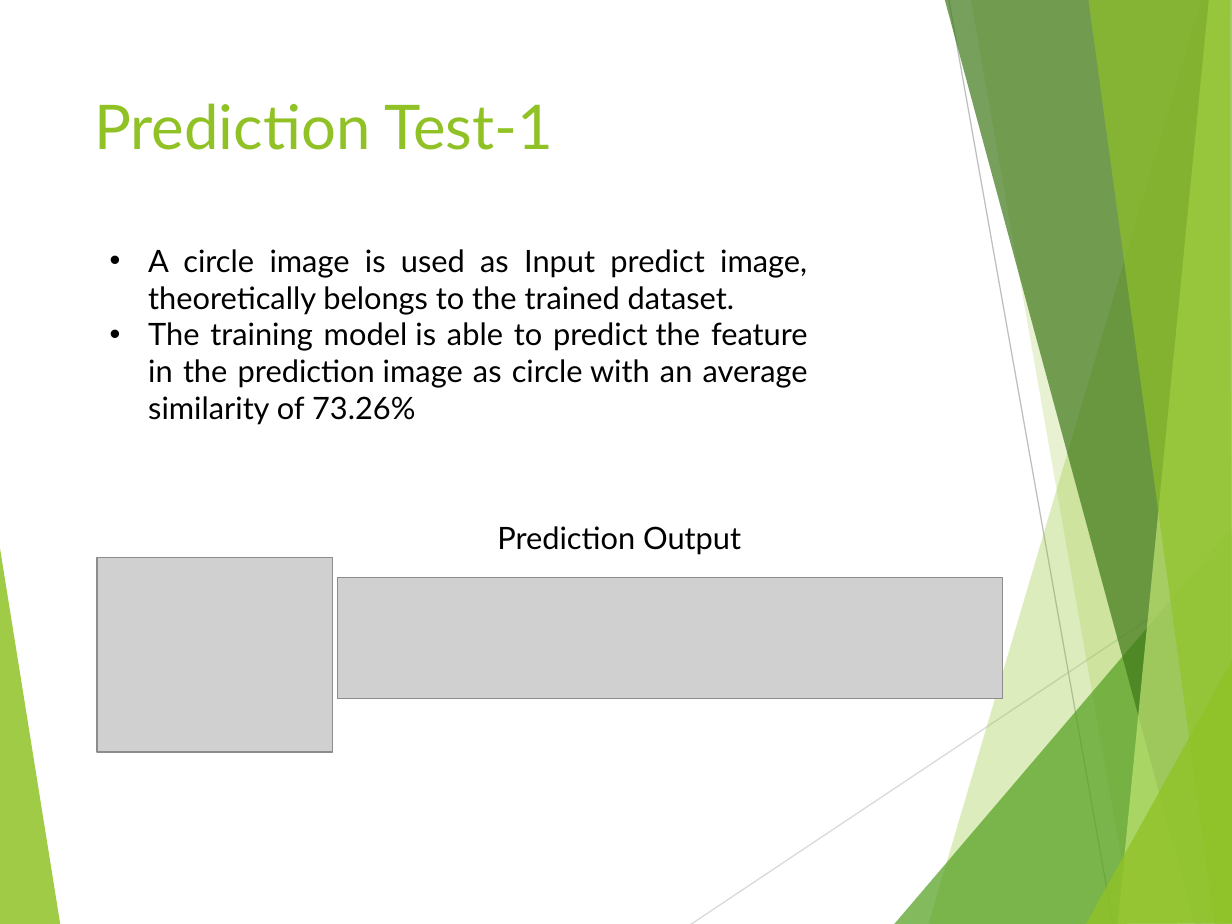
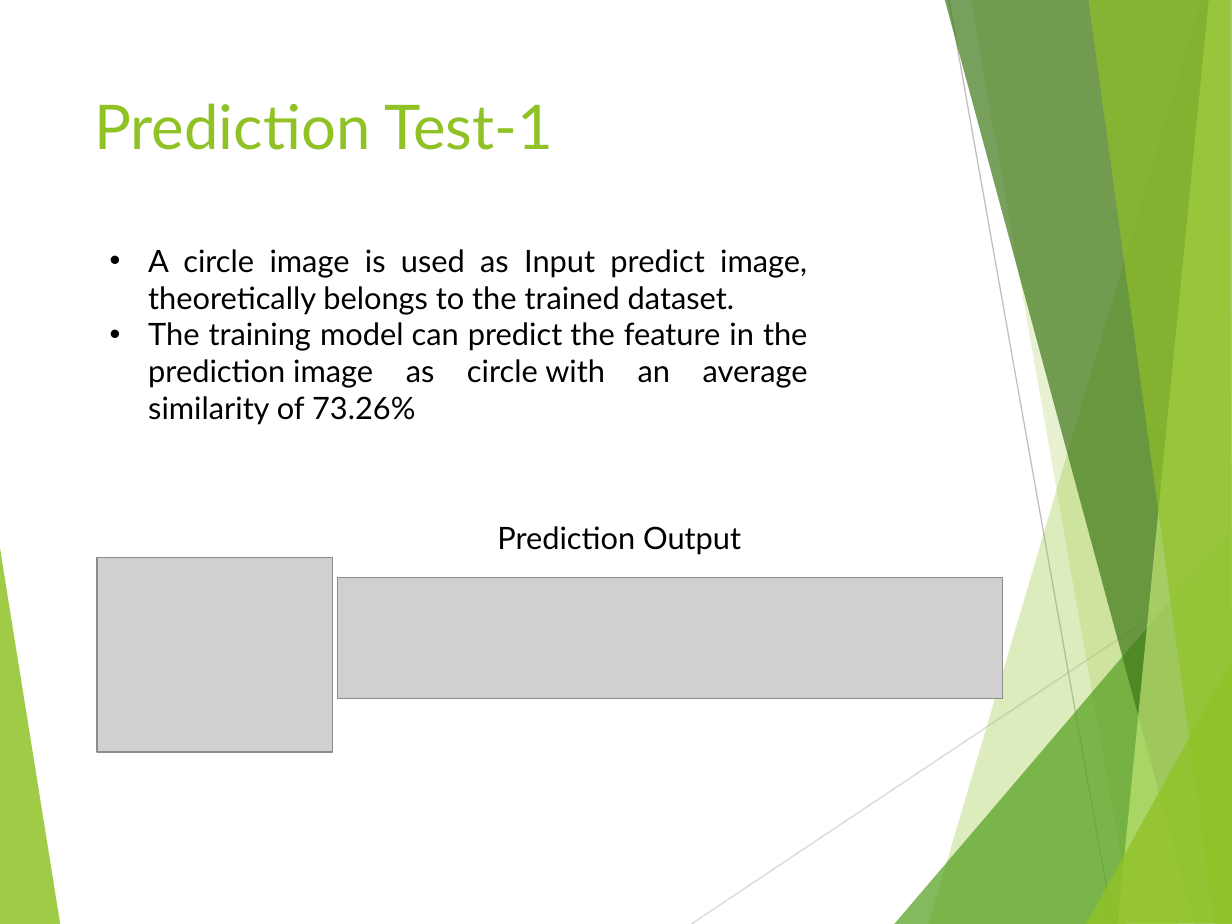
Before and after one commit to ddobric/neocortexapi-classification, a slide deck: slide 10 of MySEProject/Documentation/Analyze Image classification on simple shapes.pptx. Drawn at 1232x924 pixels with LibreOffice and Linux fonts; fonts in the diff are those of the drawing; grey boxes stand for pictures. Boxes give left, top, right and bottom in pixels: in the first picture for what was removed or moved away, otherwise in the second. Text is boxed around its words. In the diff, an @@ line names an element or a change of style, - is before the commit and + after.

```diff
--- a/MySEProject/Documentation/Analyze Image classification on simple shapes.pptx
+++ b/MySEProject/Documentation/Analyze Image classification on simple shapes.pptx
@@ text at (148,322,808,425): text changed @@
-• The training model is able to predict the feature in the prediction image as circle with an average similarity of 73.26%
+• The training model can predict the feature in the prediction image as circle with an average similarity of 73.26%
```
Also in this commit, not shown: 2 other slides changed, 1 other file.
